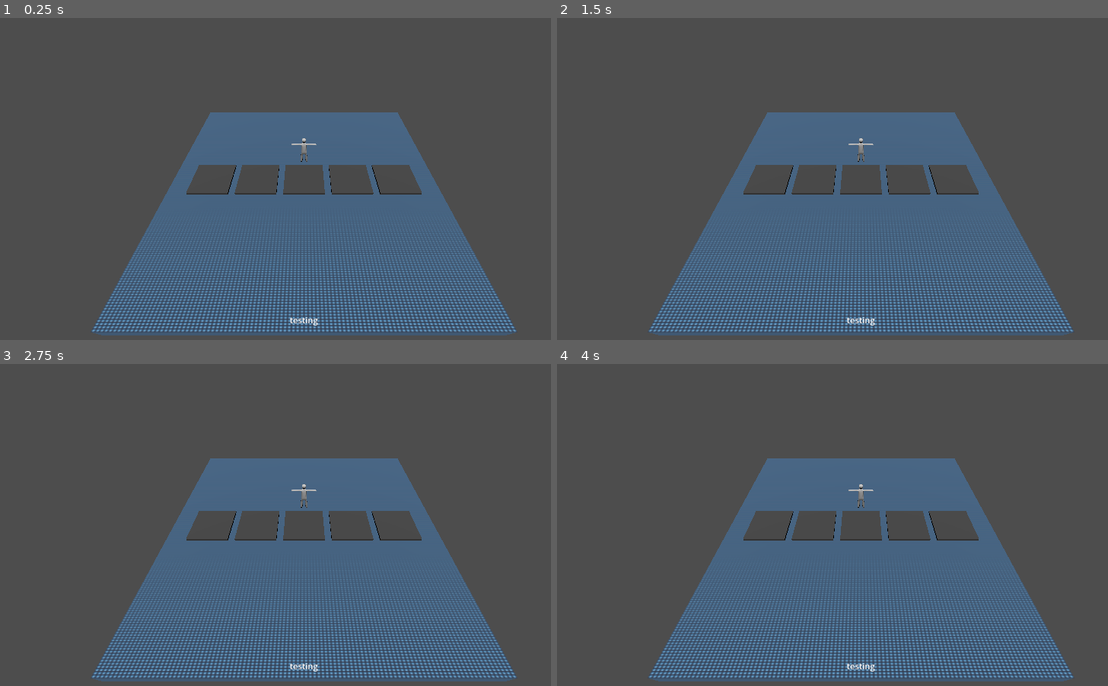
Above: before the commit, frames 1-4 (two rows, left to right).
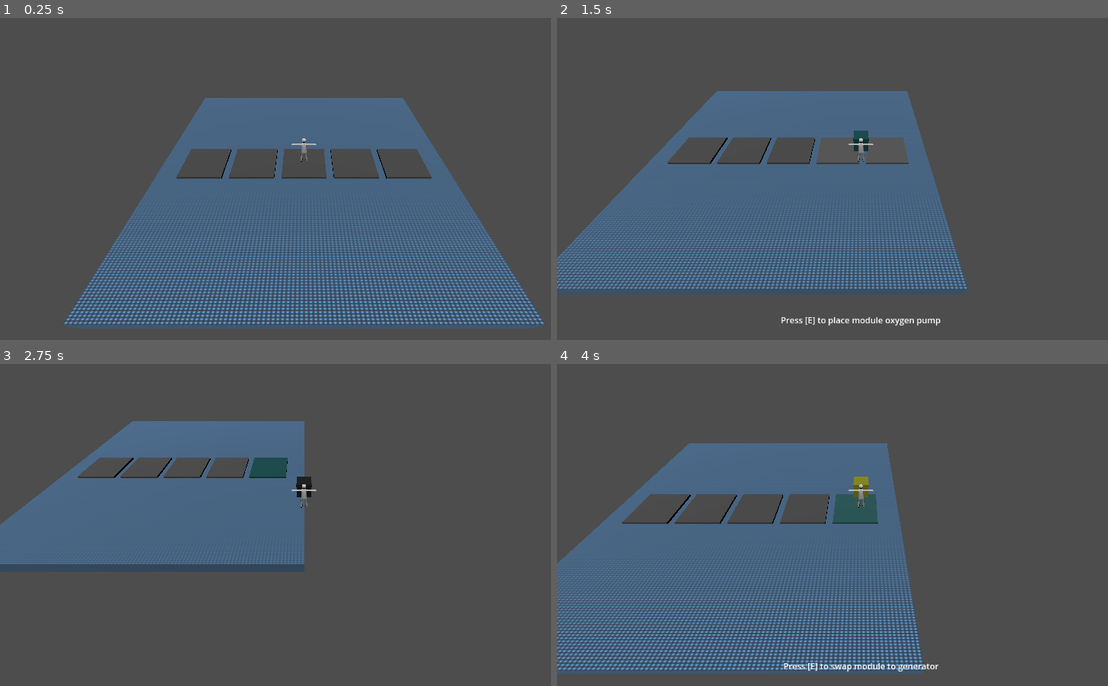
Above: after the commit, the same moments.

Repository: mswieboda/plots-llc
Game: Godot game, scene res://scenes/main.tscn
The game is run twice, just before and just after one commit, with the same random seed, the same clock (stepped at 60 frames per second) and the same inputs. The engine's default icon, where the game draws it, is replaced by a stand-in: a white triangle on a blue panel in a dark square.
Inputs:
- Up to frame 1 (0.25 s): no input
- Up to frame 2 (1.5 s): hold D (right) 0.53-1.28 s; hold E (action) 0.53-1.28 s; tap M (test_module) at 0.8, 1.35 s; hold S (down) from 1.28 s (still down)
- Up to frame 3 (2.75 s): tap E (action) at 1.55 s; release S (down) at 2.03 s; hold D (right) from 2.03 s (still down); hold E (action) from 2.03 s (still down); tap M (test_module) at 2.3 s
- Up to frame 4 (4 s): release D (right) at 2.78 s; release E (action) at 2.78 s; hold W (up) 2.78-3.53 s; tap M (test_module) at 2.85, 3.8 s; tap E (action) at 3.05 s; hold A (left) from 3.53 s (still down); hold E (action) from 3.53 s (still down)

The runs differ from the first frame. In frame 1, 23% of the frame differs, in the area x 11-99%, y 24-99%; in frame 2, 35%; in frame 3, 43%, in the area x 0-94%, y 17-99%; in frame 4, 37%.
Error before the commit: Parse Error: Used tab character for indentation instead of space as used before in the file. (res://objs/player.gd:25)

Commit message:
Revert "room updated"
This reverts commit d3ac4f782b24b939c7febfbcacf7ec9ba70e82c9.

Diff:
--- a/objs/player.gd
+++ b/objs/player.gd
@@ -23,44 +23,44 @@
 func movement(delta):
   # add the gravity
   if not is_on_floor():
-	velocity.y -= gravity * delta * FAKE_EXTRA_GRAVITY
+    velocity.y -= gravity * delta * FAKE_EXTRA_GRAVITY
 
   # wasd movement
   var input_dir = Input.get_vector("left", "right", "up", "down")
   var direction = (transform.basis * Vector3(input_dir.x, 0, input_dir.y)).normalized()
 
   if direction:
-	velocity.x = direction.x * SPEED
-	velocity.z = direction.z * SPEED
+    velocity.x = direction.x * SPEED
+    velocity.z = direction.z * SPEED
   else:
-	velocity.x = move_toward(velocity.x, 0, SPEED)
-	velocity.z = move_toward(velocity.z, 0, SPEED)
+    velocity.x = move_toward(velocity.x, 0, SPEED)
+    velocity.z = move_toward(velocity.z, 0, SPEED)
 
   move_and_slide()
 
 
 func unhandled_input_actions(event : InputEvent):
   if event.is_action_pressed("action"):
-	Action.perform()
+    Action.perform()
 
   if event.is_action_pressed("test_module"):
-	if module:
-	  switch_carry_module()
-	else:
-	  add_carry_module(MODULE_TYPES.pick_random())
+    if module:
+      switch_carry_module()
+    else:
+      add_carry_module(MODULE_TYPES.pick_random())
 
 
 func update_carry_module_material(carry_module):
   var material = preload("res://assets/materials/default_module.tres")
 
   if module == "farm":
-	material = preload("res://assets/materials/farm.tres")
+    material = preload("res://assets/materials/farm.tres")
   elif module == "drill":
-	material = preload("res://assets/materials/drill.tres")
+    material = preload("res://assets/materials/drill.tres")
   elif module == "oxygen pump":
-	material = preload("res://assets/materials/oxygen_pump.tres")
+    material = preload("res://assets/materials/oxygen_pump.tres")
   elif module == "generator":
-	material = preload("res://assets/materials/generator.tres")
+    material = preload("res://assets/materials/generator.tres")
 
   carry_module.get_node('mesh').material_override = material
 
@@ -75,8 +75,8 @@
 
 func remove_carry_module():
   for node in $carry_module_spawn.get_children():
-	$carry_module_spawn.remove_child(node)
-	node.queue_free()
+    $carry_module_spawn.remove_child(node)
+    node.queue_free()
 
   module = null
   Action.update_changes()
@@ -87,7 +87,7 @@
   var next_module_index = module_index + 1
 
   if next_module_index > MODULE_TYPES.size() - 1:
-	next_module_index = 0
+    next_module_index = 0
 
   module = MODULE_TYPES[next_module_index]
 
Not shown, changed: assets/models/level/Harvest_Room.dae
